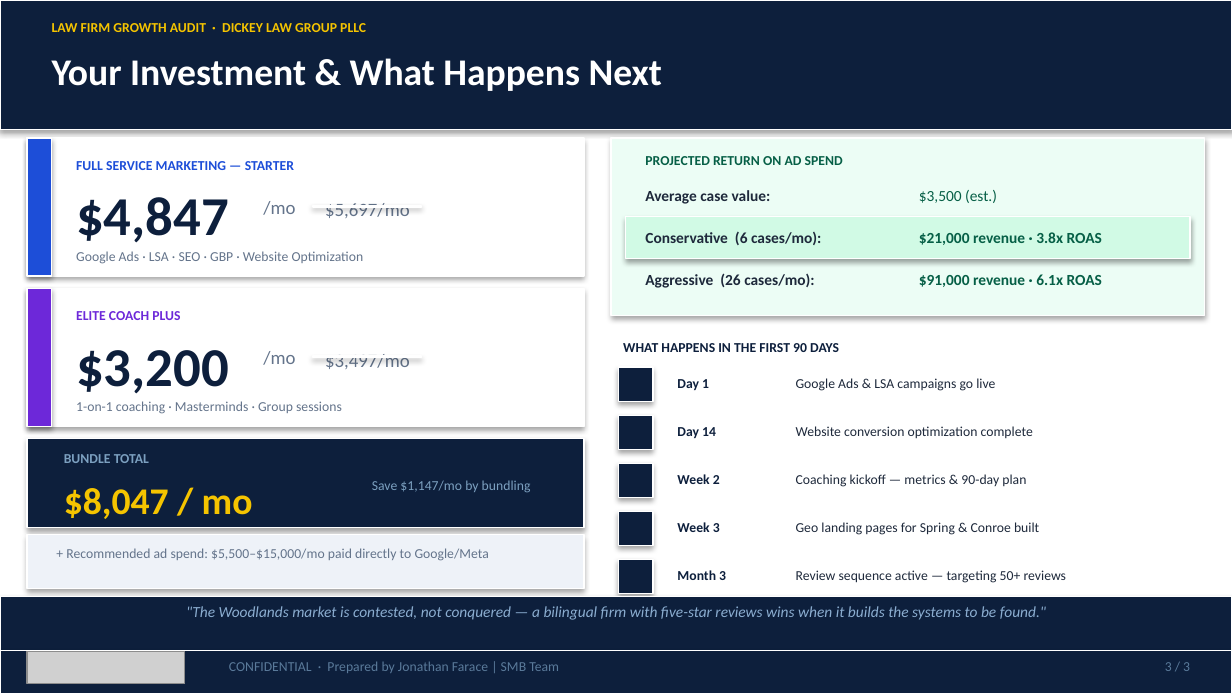
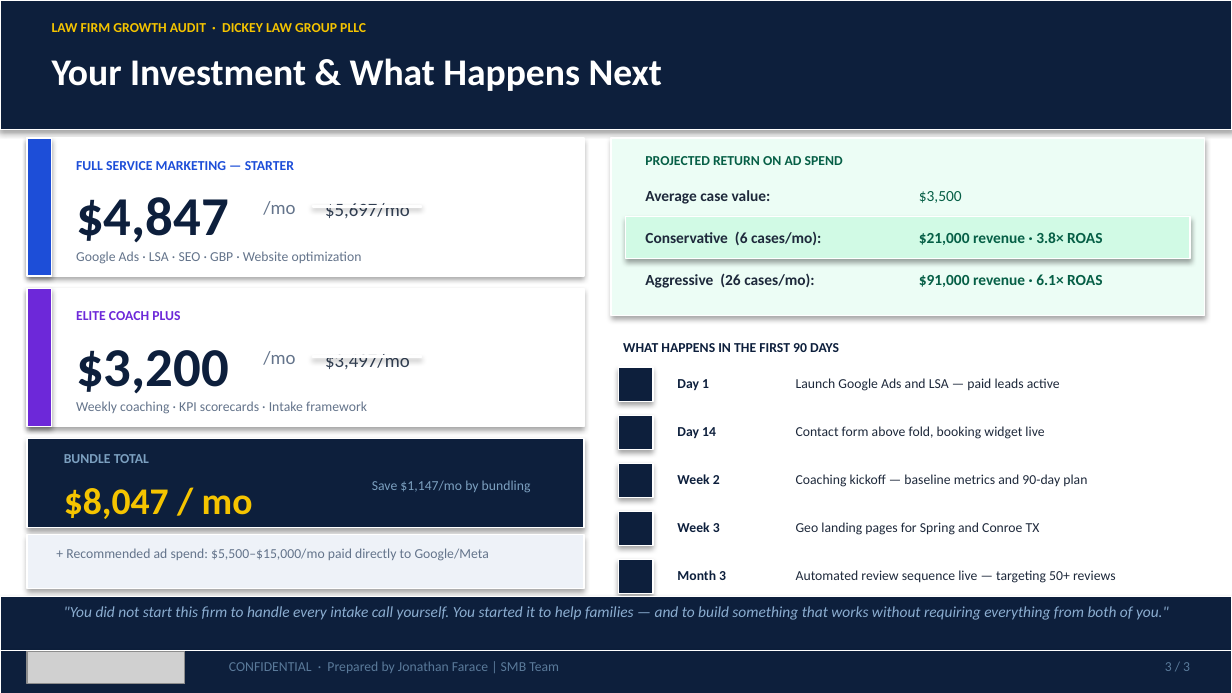
Before and after one commit to SMB-Team-Technology/workwith-smbteam, a slide deck: slide 3 of dickey-law-group/Dickey_Law_Group_May_18_2026_Proposal.pptx. Drawn at 1232x693 pixels with LibreOffice and Linux fonts; fonts in the diff are those of the drawing; grey boxes stand for pictures. Boxes give left, top, right and bottom in pixels: in the first picture for what was removed or moved away, otherwise in the second. Text is boxed around its words. In the diff, an @@ line names an element or a change of style, - is before the commit and + after.

```diff
--- a/dickey-law-group/Dickey_Law_Group_May_18_2026_Proposal.pptx
+++ b/dickey-law-group/Dickey_Law_Group_May_18_2026_Proposal.pptx
@@ text "$5,697/mo" at <box>325,203,410,218</box>: text colour #64748B to #334155 @@
@@ rectangle at <box>313,206,421,207</box>: fill #64748B to #334155 @@
@@ text at <box>919,191,962,203</box>: text changed @@
-$3,500 (est.)
+$3,500
@@ text at <box>919,232,1102,245</box>: text changed @@
-$21,000 revenue · 3.8x ROAS
+$21,000 revenue · 3.8× ROAS
@@ text at <box>76,251,362,264</box>: text changed @@
-Google Ads · LSA · SEO · GBP · Website Optimization
+Google Ads · LSA · SEO · GBP · Website optimization
@@ text at <box>919,274,1102,287</box>: text changed @@
-$91,000 revenue · 6.1x ROAS
+$91,000 revenue · 6.1× ROAS
@@ text "$3,497/mo" at <box>325,354,410,369</box>: text colour #64748B to #334155 @@
@@ rectangle at <box>313,356,421,357</box>: fill #64748B to #334155 @@
@@ text at <box>796,378,1060,391</box>: text changed @@
-Google Ads & LSA campaigns go live
+Launch Google Ads and LSA — paid leads active
@@ text at <box>76,401,367,414</box>: text changed @@
-1-on-1 coaching · Masterminds · Group sessions
+Weekly coaching · KPI scorecards · Intake framework
@@ text at <box>796,426,1044,439</box>: text changed @@
-Website conversion optimization complete
+Contact form above fold, booking widget live
@@ text at <box>796,474,1087,487</box>: text changed @@
-Coaching kickoff — metrics & 90-day plan
+Coaching kickoff — baseline metrics and 90-day plan
@@ text at <box>796,522,1040,535</box>: text changed @@
-Geo landing pages for Spring & Conroe built
+Geo landing pages for Spring and Conroe TX
@@ text at <box>796,570,1116,583</box>: text changed @@
-Review sequence active — targeting 50+ reviews
+Automated review sequence live — targeting 50+ reviews
@@ text at <box>64,606,1169,620</box>: text changed @@
-"The Woodlands market is contested, not conquered — a bilingual firm with five-star reviews wins when it builds the systems to be found."
+"You did not start this firm to handle every intake call yourself. You started it to help families — and to build something that works without requiring everything from both of you."
```
Also in this commit, not shown: 2 other slides changed, 1 other file.
